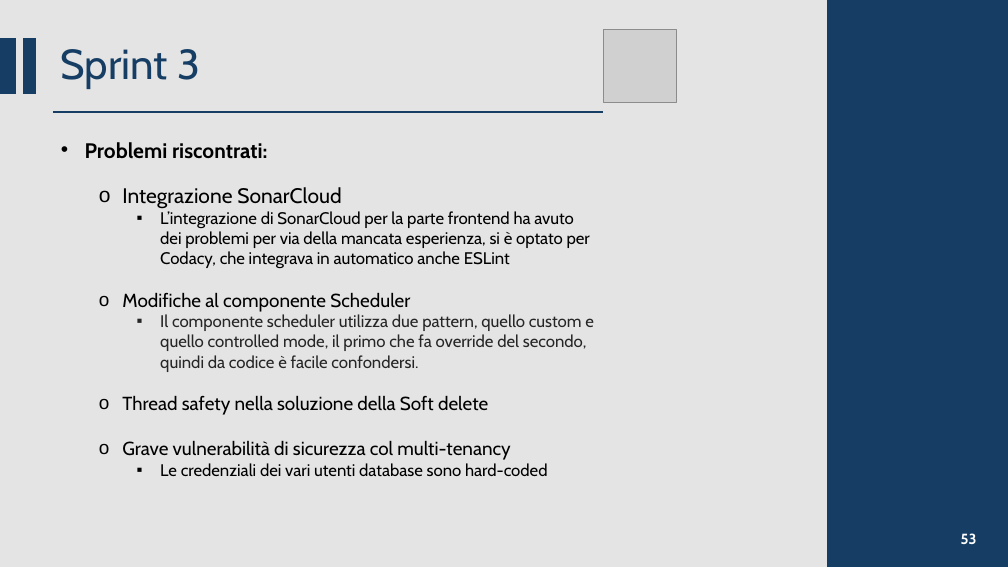
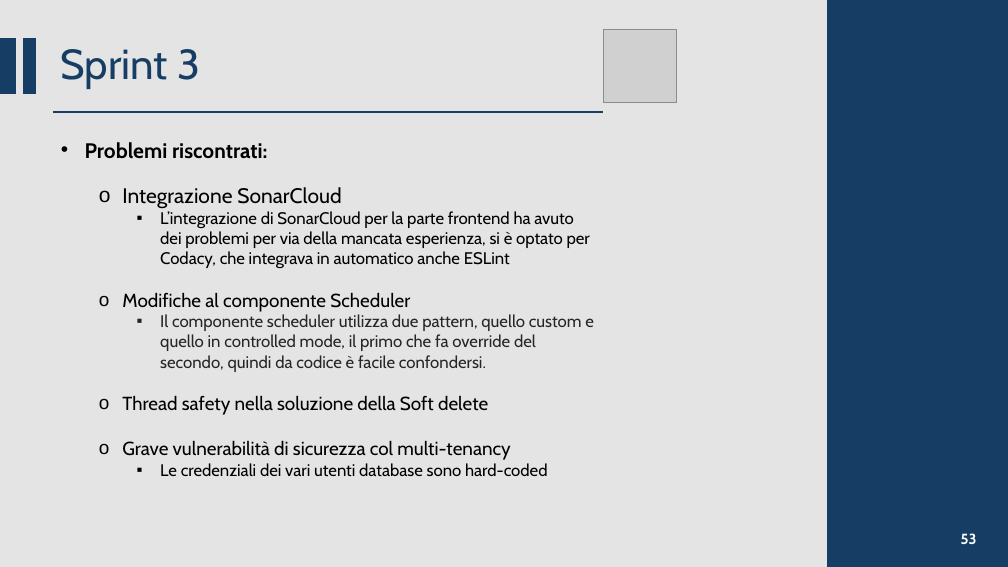
Before and after one commit to CSW-Teams/MS3-docs, a slide deck: slide 53 of teams_sprint_review/ShiftsHappen/Sprint 5/CSW Sprint 5.pptx. Drawn at 1008x567 pixels with LibreOffice and Linux fonts; fonts in the diff are those of the drawing; grey boxes stand for pictures. Boxes give left, top, right and bottom in pixels: in the first picture for what was removed or moved away, otherwise in the second. Text is boxed around its words. In the diff, an @@ line names an element or a change of style, - is before the commit and + after.

Commit message:
Update slides Sprint 5

```diff
--- a/teams_sprint_review/ShiftsHappen/Sprint 5/CSW Sprint 5.pptx
+++ b/teams_sprint_review/ShiftsHappen/Sprint 5/CSW Sprint 5.pptx
@@ text at (160,314,594,372): text changed @@
-    ▪ Il componente scheduler utilizza due pattern, quello custom e quello controlled mode, il primo che fa override del secondo, quindi da codice è facile confondersi.
+    ▪ Il componente scheduler utilizza due pattern, quello custom e quello in controlled mode, il primo che fa override del secondo, quindi da codice è facile confondersi.
```
Also in this commit, not shown: 5 other slides changed, 1 slide added, 1 other file.
